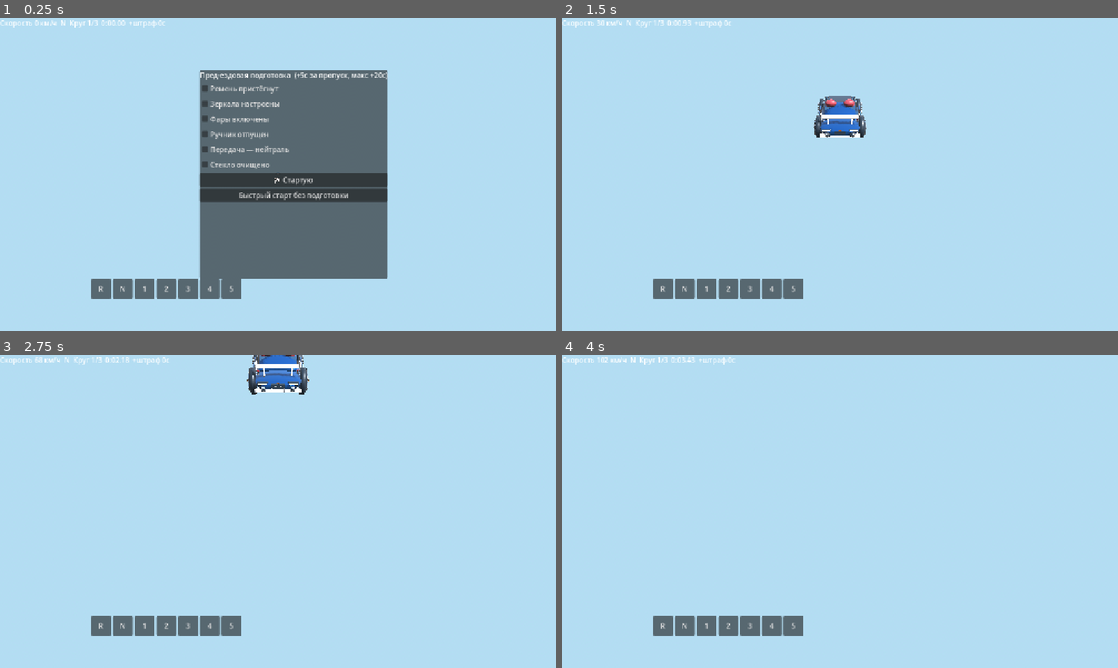
Above: before the commit, frames 1-4 (two rows, left to right).
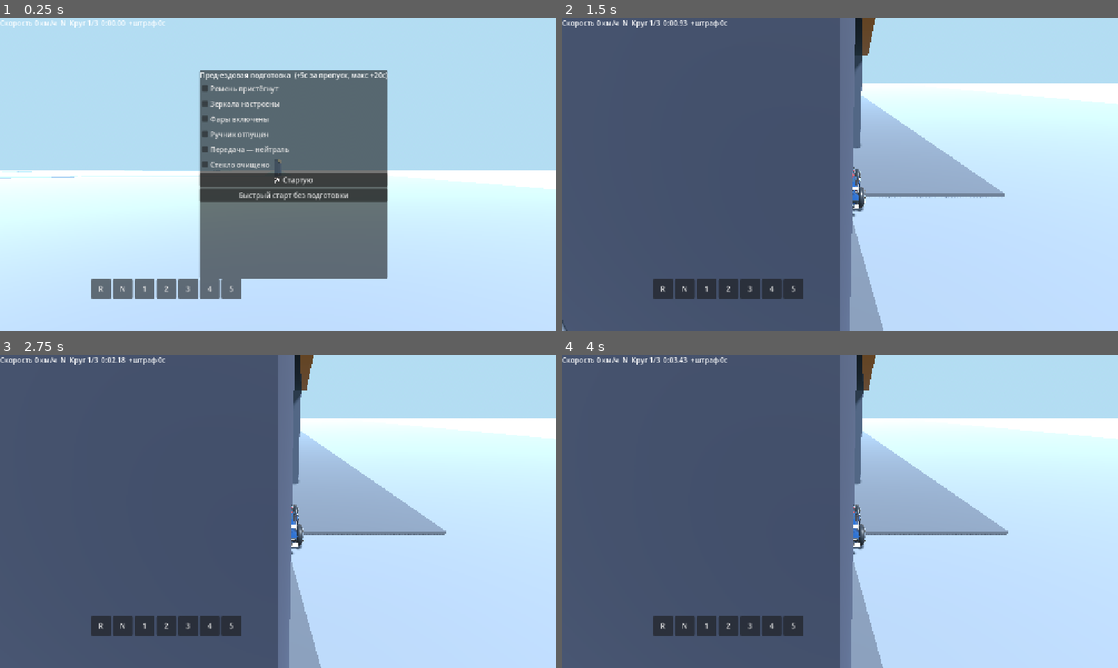
Above: after the commit, the same moments.

Repository: qzomedicalcollege/avtodrom-sim
Game: Godot game, scene res://main.tscn
Two runs of this game, one before a commit and one after it. Both use one fixed random seed, a clock stepped at 60 frames per second and the inputs below.
Inputs:
- Up to frame 1 (0.25 s): no input
- Up to frame 2 (1.5 s): click "🏁 Стартую" at 0.5 s; hold Right (steer_right) from 1.28 s (still down); hold W (throttle) from 1.28 s (still down)
- Up to frame 3 (2.75 s): release Right (steer_right) at 2.03 s; release W (throttle) at 2.03 s; hold S (brake) from 2.03 s (still down); tap W (throttle) at 2.1 s
- Up to frame 4 (4 s): release S (brake) at 2.78 s; hold W (throttle) 2.78-3.53 s; hold Right (steer_right) from 2.78 s (still down); tap W (throttle) at 3.6 s

The runs differ from the first frame. In frame 1, 18% of the frame differs, in the area x 0-100%, y 45-85%; in frame 2, 68%; in frame 3, 69%; in frame 4, 69%, in the area x 0-100%, y 0-100%.
Error in both runs: Invalid assignment of property or key 'suspension_rest_length' with value of type 'float' on a base object of type 'VehicleWheel3D'. (res://main.gd:242)

Commit message:
Godot fix: world boxes to self (render + collision)

Diff:
--- a/godot/main.gd
+++ b/godot/main.gd
@@ -95,7 +95,7 @@
 	b.position = pos
 	b.material = _mat(c)
 	b.use_collision = solid
-	(get_parent() if parent == null else parent).add_child(b)
+	(self if parent == null else parent).add_child(b)
 	return b
 
 # ---------- map ----------
